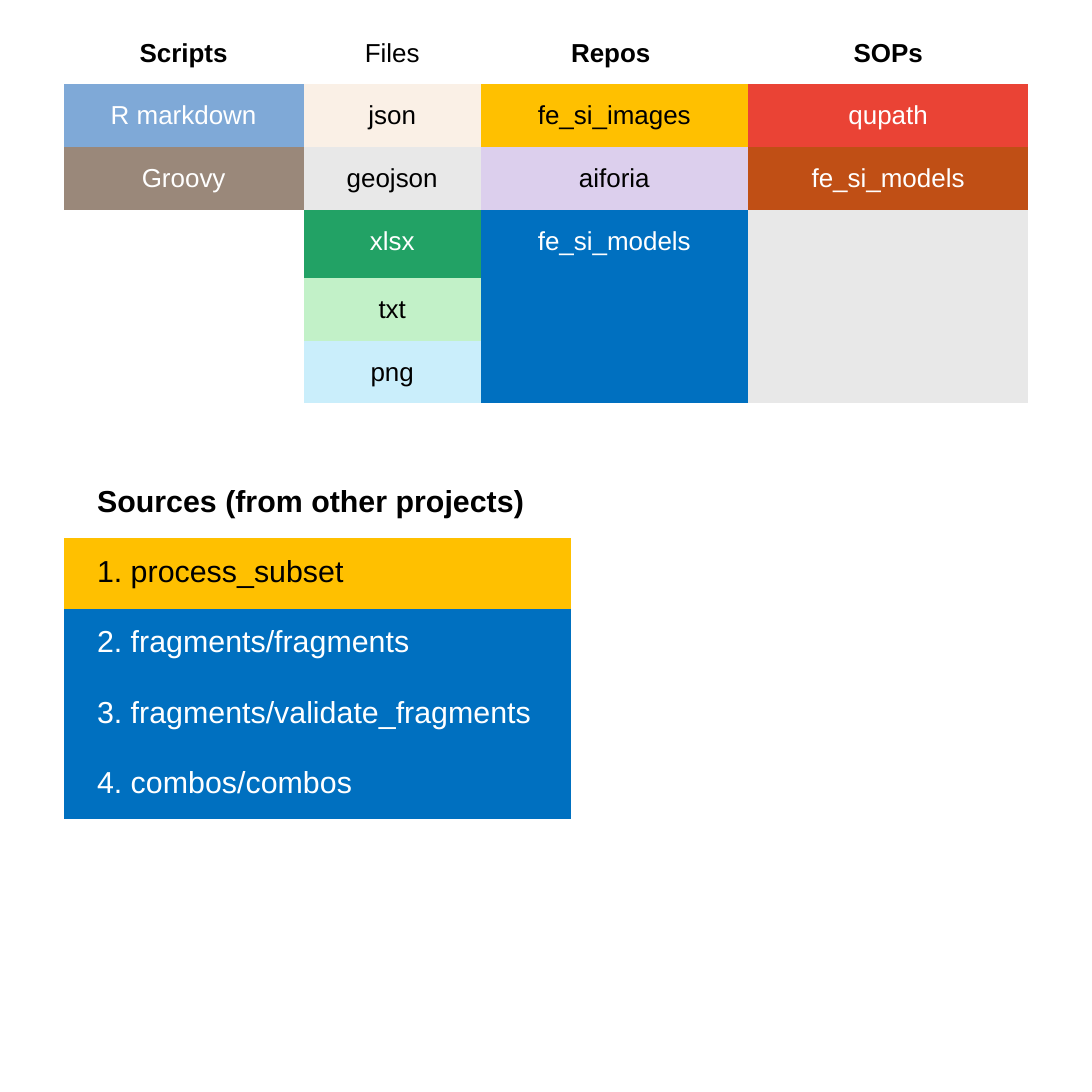
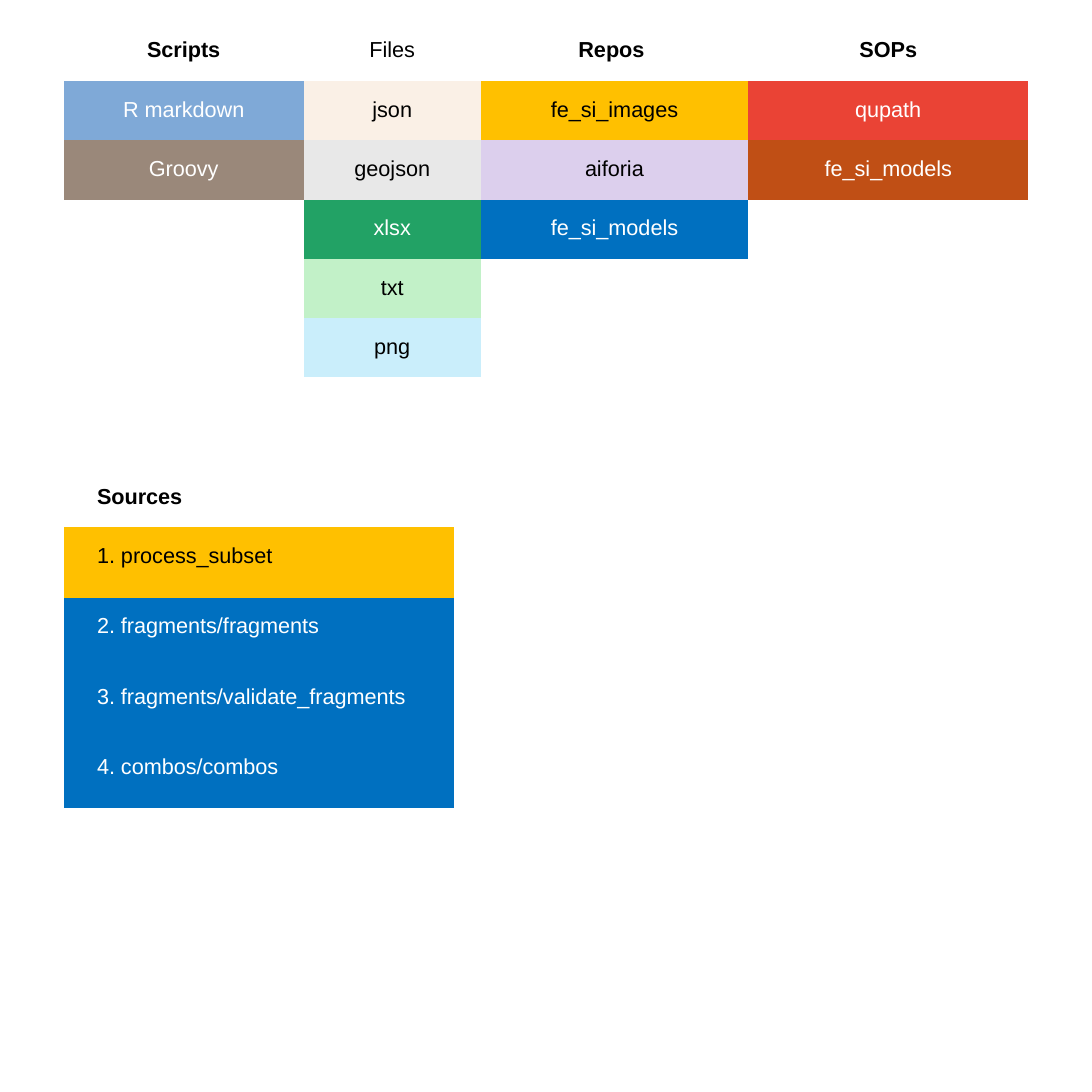
Before and after one commit to ucdavis/fe_si_models, a slide deck: slide 2 of si_mucosa/assets/overview_si_mucosa.pptx. Drawn at 1092x1092 pixels with LibreOffice and Linux fonts; fonts in the diff are those of the drawing. Boxes give left, top, right and bottom in pixels: in the first picture for what was removed or moved away, otherwise in the second. Text is boxed around its words. In the diff, an @@ line names an element or a change of style, - is before the commit and + after.

```diff
--- a/si_mucosa/assets/overview_si_mucosa.pptx
+++ b/si_mucosa/assets/overview_si_mucosa.pptx
@@ table at <box>64,22,1028,379</box> @@
@@ fill #E8E8E8 to #FFFFFF in 3 cells @@
@@ fill #0070C0 to #FFFFFF in 2 cells @@
@@ size 12 to 10 pt @@
@@ table at <box>64,468,454,878</box> @@
-row 1, column 1: Sources (from other projects)
+row 1, column 1: Sources
@@ size 14 to 10 pt @@
@@ table: place and size @@
-table at <box>64,468,571,889</box>
+table at <box>64,468,454,878</box>
```
Also in this commit, not shown: 2 other files.
